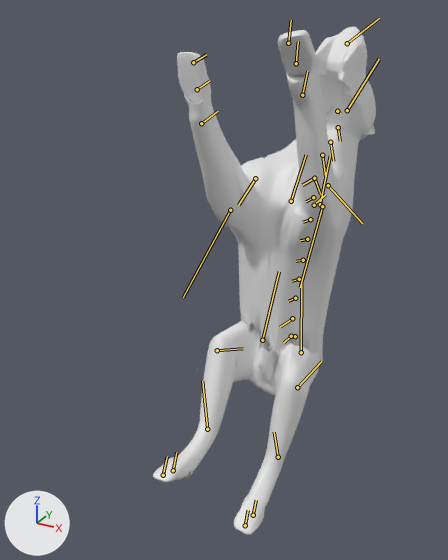
Two versions of the FBX model Unitycode/Project 3 - training beroerte/Assets/02 3D models/Park/Moustache.fbx, one commit apart.
One viewpoint serves both versions: a 50 mm lens placed at (608.0, -988.0, 727.0), pointed at (-92.0, 284.0, 91.0). Arrows for +X, +Y and +Z are at lower left; the lights stay in place. Both versions are drawn at frame 96 of the action 'CINEMA_4D_Main'; the numbers are the values there. The bones that bend it are drawn over the model as lines.

Objects in the first picture: 'Dog'.
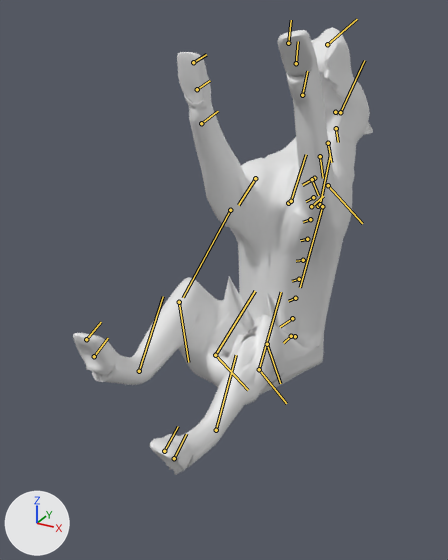
The change in detail:
Bone 'Neck_FK_00_jnt' (bone_neck_fk_00_jnt) moves from (0.0, 0.0, 0.0) to (0.0, -12.0, 14.0).
Bone 'Head_null' (bone_head_null) moves from (26.0, 5.0, 4.0) to (6.0, 25.0, 4.0).
Bone 'Head_null' (bone_head_null) turns from (-18, 12, 2) to (-19, 1, -1) degrees about its own x, y and z.
Bone 'L_Femur_00_jnt' (bone_l_femur_00_jnt) moves from (14.0, -1.0, 2.0) to (53.0, 176.0, -254.0).
Bone 'L_Femur_00_jnt' (bone_l_femur_00_jnt) turns from (20, 12, 0) to (65, 6, 15) degrees about its own x, y and z.
Bone 'R_Femur_00_jnt' (bone_r_femur_00_jnt) moves from (14.0, 1.0, -1.0) to (-26.0, 177.0, -255.0).
Bone 'R_Femur_00_jnt' (bone_r_femur_00_jnt) turns from (30, -3, -2) to (74, 2, -10) degrees about its own x, y and z.

Location of each change, (x1, y1, x2, y2) in pixels of the pictures (448 x 560 px):
'Dog', posed (34% wider, 12% shorter): before (153, 26, 376, 535); after (73, 27, 373, 475)
bone 'Neck_FK_00_jnt', root to tip: before (314, 178) to (320, 194); after (312, 179) to (318, 195)
bone 'Head_null', root to tip: before (337, 111) to (340, 113); after (335, 112) to (338, 113)
bone 'L_Femur_00_jnt', root to tip: before (301, 352) to (301, 282); after (259, 369) to (281, 292)
bone 'R_Femur_00_jnt', root to tip: before (262, 340) to (279, 271); after (215, 355) to (255, 291)
